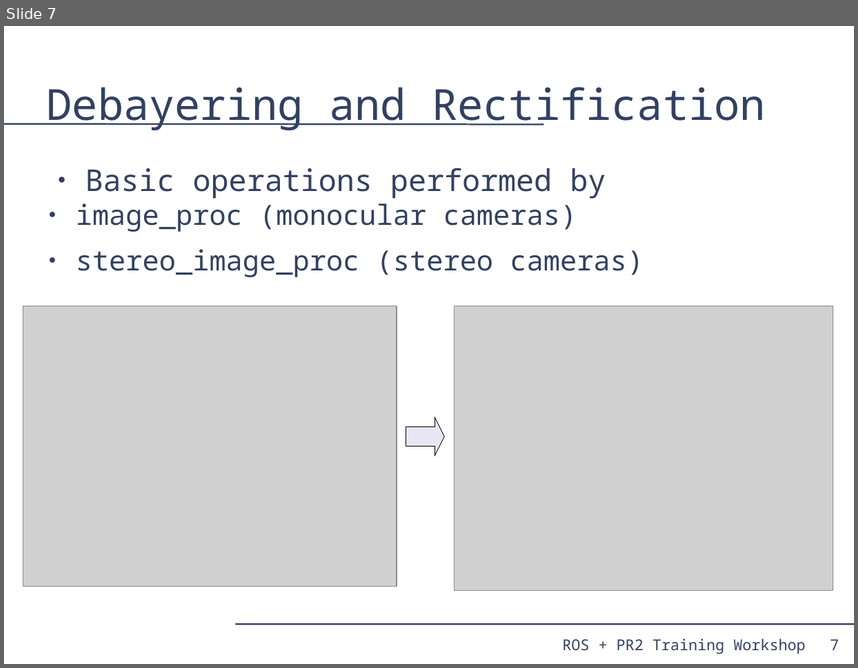
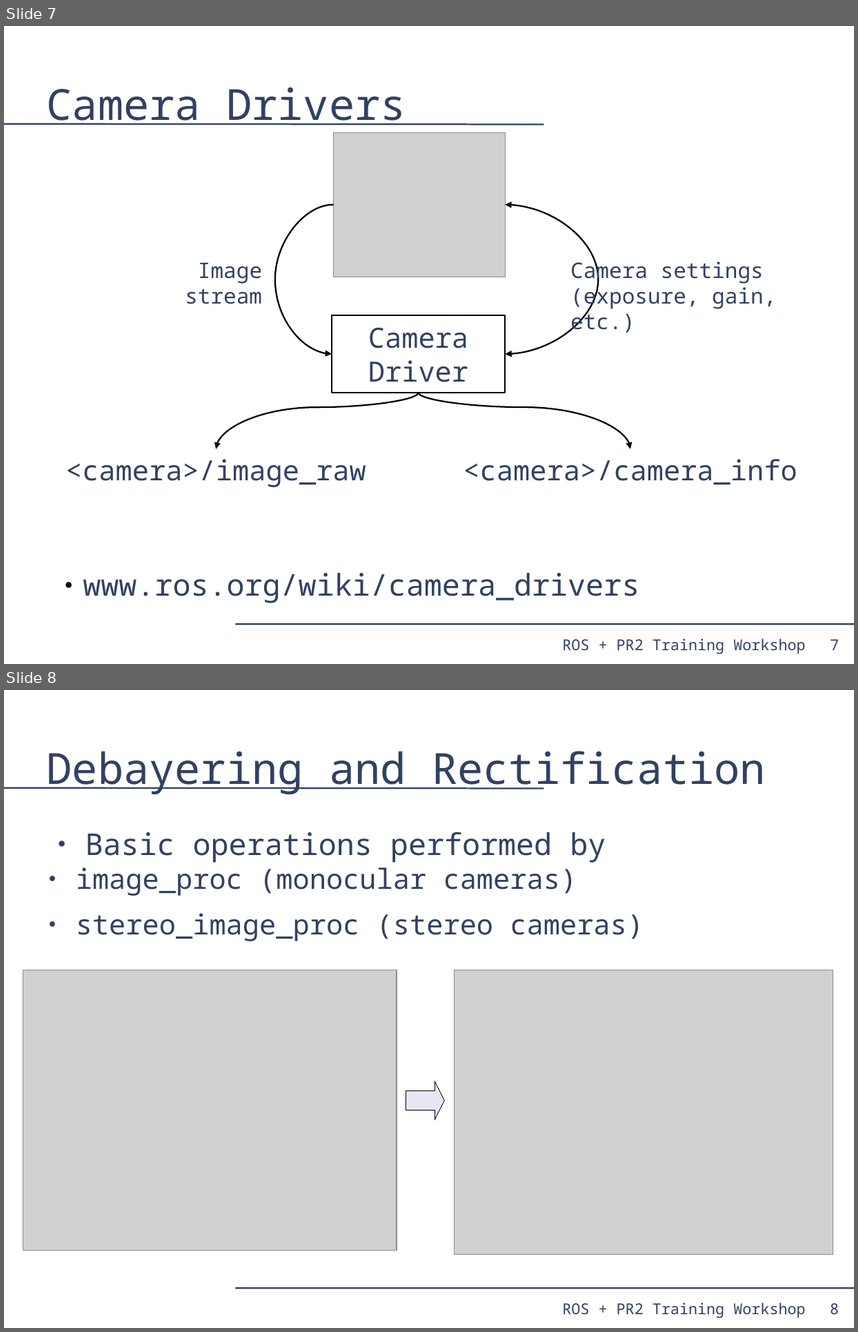
Before and after one commit to PR2/pr2_docs, a slide deck: pr2_training_workshop/processing_camera_data/slides.odp. Shown one above the other, each under a label of ours: slide 7 before the commit, slides 7 and 8 after it. The pictures are 858x668 and 858x1332 pixels, drawn with LibreOffice and Linux fonts; fonts in the diff are those of the drawing; grey boxes stand for pictures. Boxes give left, top, right and bottom in pixels: in the first picture for what was removed or moved away, otherwise in the second. Text is boxed around its words. In the diff, an @@ line names an element or a change of style, - is before the commit and + after.

Commit message:
camera driver slide converted to a figure

```diff
--- a/pr2_training_workshop/processing_camera_data/slides.odp
+++ b/pr2_training_workshop/processing_camera_data/slides.odp
@@ slide 7 added at (4, 26, 854, 664), background #FFFFFF; not listed: 4 template elements that a slide beside it also shows @@
@@ title added at (47, 87, 406, 125), 40 pt, text #314162 @@
+Camera Drivers
@@ picture added at (333, 132, 506, 276) @@
@@ curved arrow added from (333, 204) to (332, 354), #000000 1.45 pt @@
@@ curved double arrow added from (506, 204) to (506, 354), #000000 1.45 pt @@
@@ text added at (185, 263, 262, 304), 20 pt, text #314162 @@
+Image stream
@@ text added at (570, 258, 776, 332), 20 pt, text #314162 @@
+Camera settings (exposure, gain, etc.)
@@ rectangle added at (332, 315, 506, 392), outline #000000 1.45 pt, 26 pt, text #314162 @@
+Camera
+Driver
@@ curved arrow added from (418, 392) to (216, 449), #000000 1.45 pt @@
@@ curved arrow added from (418, 392) to (631, 449), #000000 1.45 pt @@
@@ text added at (65, 459, 366, 487), 26 pt, text #314162 @@
+<camera>/image_raw
@@ text added at (463, 459, 797, 485), 26 pt, text #314162 @@
+<camera>/camera_info
@@ text added at (83, 572, 639, 603), 28 pt, text #314162 @@
+● www.ros.org/wiki/camera_drivers
@@ what was slide 7 is now slide 8 @@
@@ page number at (830, 1303, 839, 1314): text changed @@
-7
+8
```
Also in this commit, not shown: 1 slide changed.
